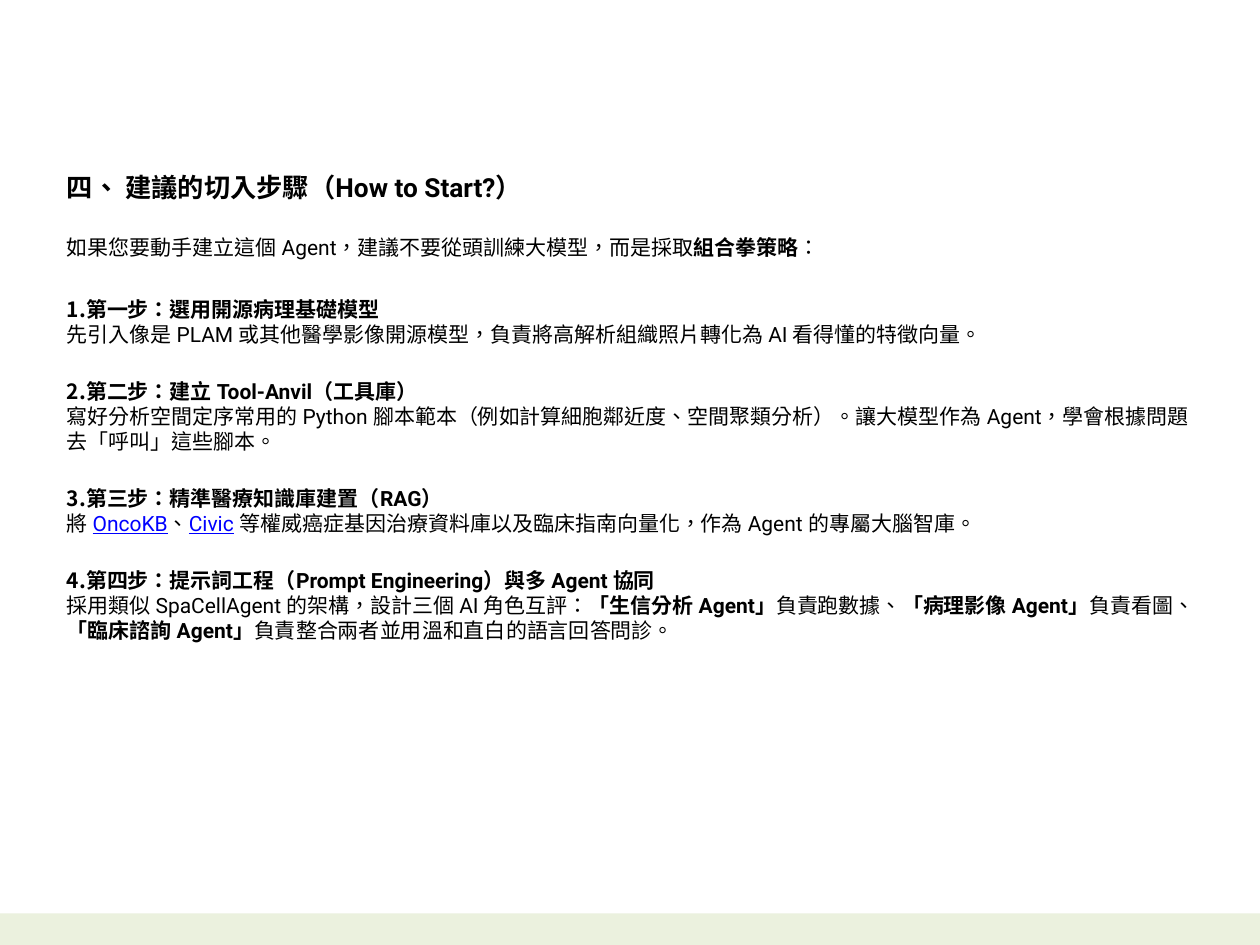
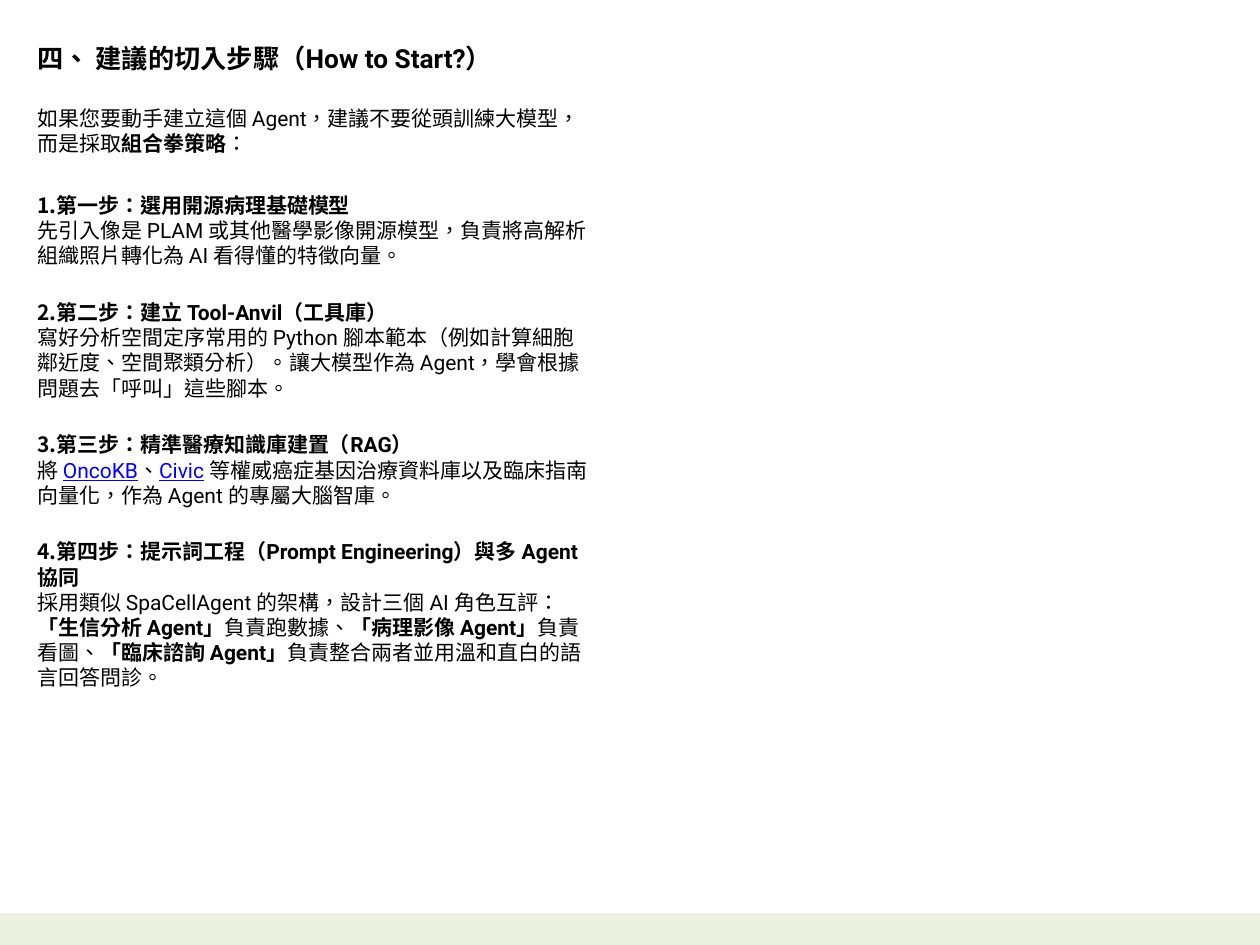
Before and after one commit to navibator/crazy-ai, a slide deck: slide 7 of bio-it-agent.pptx (slide 6 before the commit). Drawn at 1260x945 pixels with LibreOffice and Linux fonts; fonts in the diff are those of the drawing. Boxes give left, top, right and bottom in pixels: in the first picture for what was removed or moved away, otherwise in the second. Text is boxed around its words. In the diff, an @@ line names an element or a change of style, - is before the commit and + after.

```diff
--- a/bio-it-agent.pptx
+++ b/bio-it-agent.pptx
@@ text "四、 建議的切入步驟（How to Start?）" rewrapped from (67, 174, 1194, 643) to (37, 45, 587, 687) @@
```
Also in this commit, not shown: 1 other slide changed, 1 slide added, 1 slide removed.
